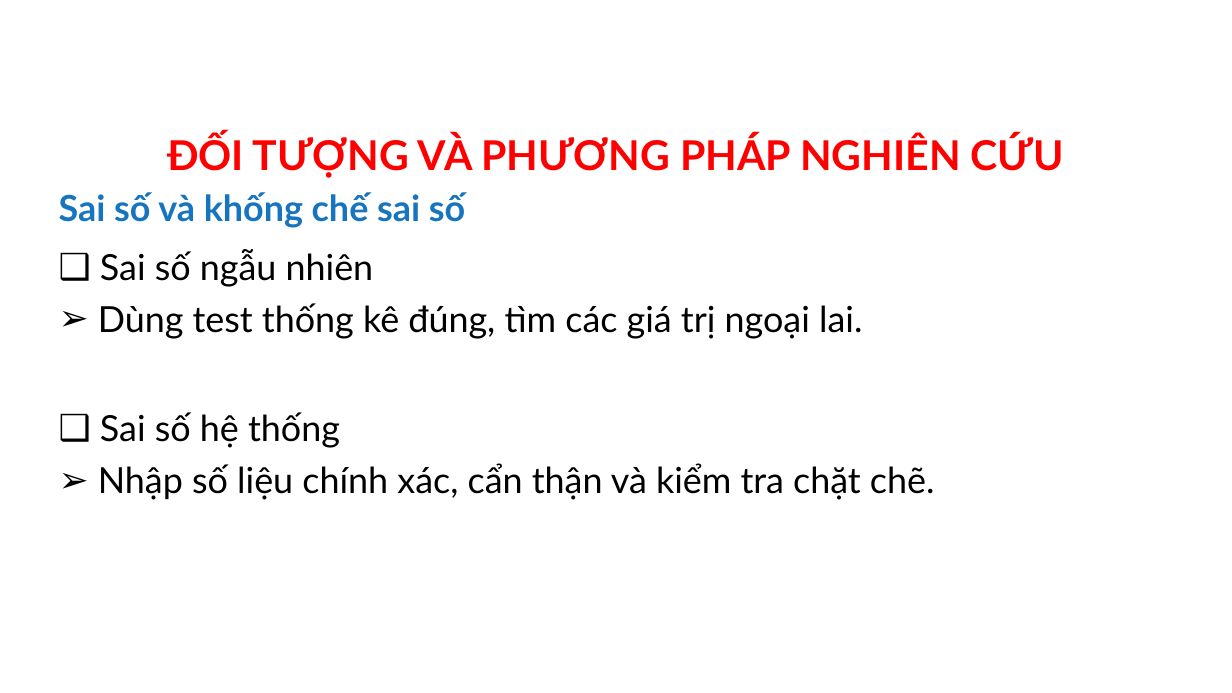
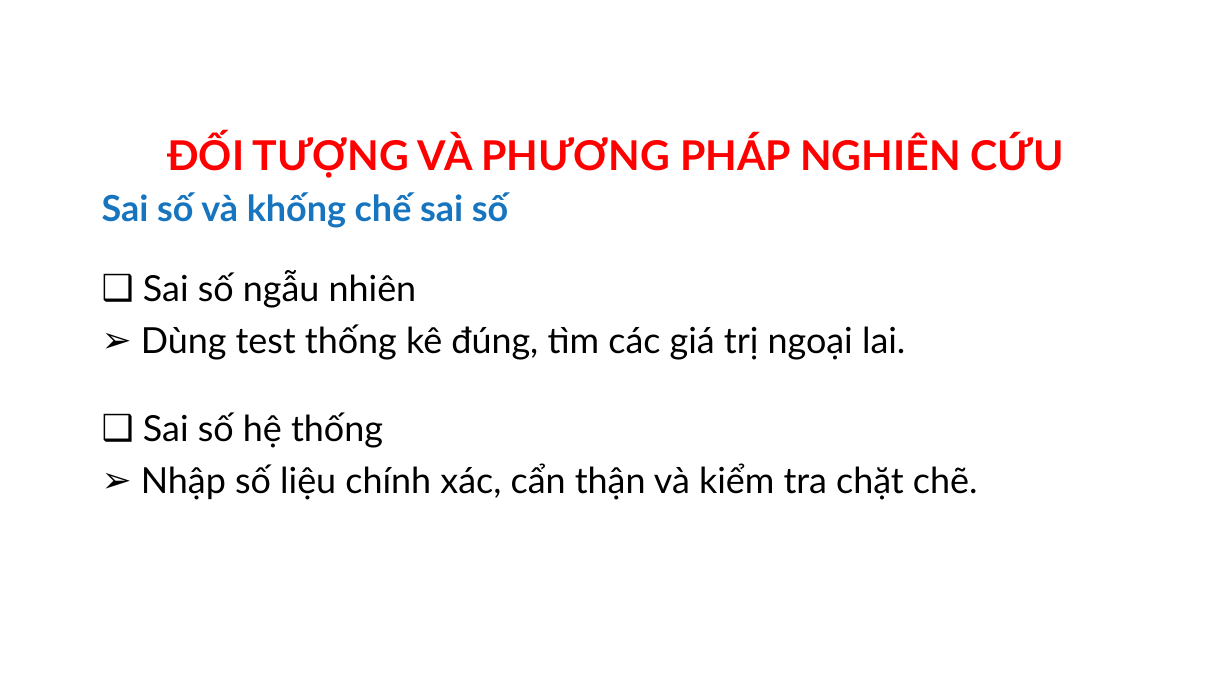
Before and after one commit to MedPocket/HPMUGraduation-thesis, a slide deck: slide 24 of Thuc-trang-va-mot-so-yeu-to-lien-quan-dinh-duong-BN-lao-phoi_Nhat-Nguyen.pptx (slide 16 before the commit). Drawn at 1232x693 pixels with LibreOffice and Linux fonts; fonts in the diff are those of the drawing; background and template pictures are left out. Boxes give left, top, right and bottom in pixels: in the first picture for what was removed or moved away, otherwise in the second. Text is boxed around its words. In the diff, an @@ line names an element or a change of style, - is before the commit and + after.

```diff
--- a/Thuc-trang-va-mot-so-yeu-to-lien-quan-dinh-duong-BN-lao-phoi_Nhat-Nguyen.pptx
+++ b/Thuc-trang-va-mot-so-yeu-to-lien-quan-dinh-duong-BN-lao-phoi_Nhat-Nguyen.pptx
@@ text "Sai số và khống chế ...": place and size @@
-text "Sai số và khống chế ..." at <box>59,192,465,228</box>
+text "Sai số và khống chế ..." at <box>102,192,508,228</box>
@@ text "Sai số ngẫu nhiên": place and size @@
-text "Sai số ngẫu nhiên" at <box>98,249,862,339</box>
+text "Sai số ngẫu nhiên" at <box>141,270,905,360</box>
@@ text "Sai số hệ thống": place and size @@
-text "Sai số hệ thống" at <box>98,412,935,500</box>
+text "Sai số hệ thống" at <box>141,412,978,500</box>
```
Also in this commit, not shown: 34 other slides changed, 8 slides added, 7 slides removed.
